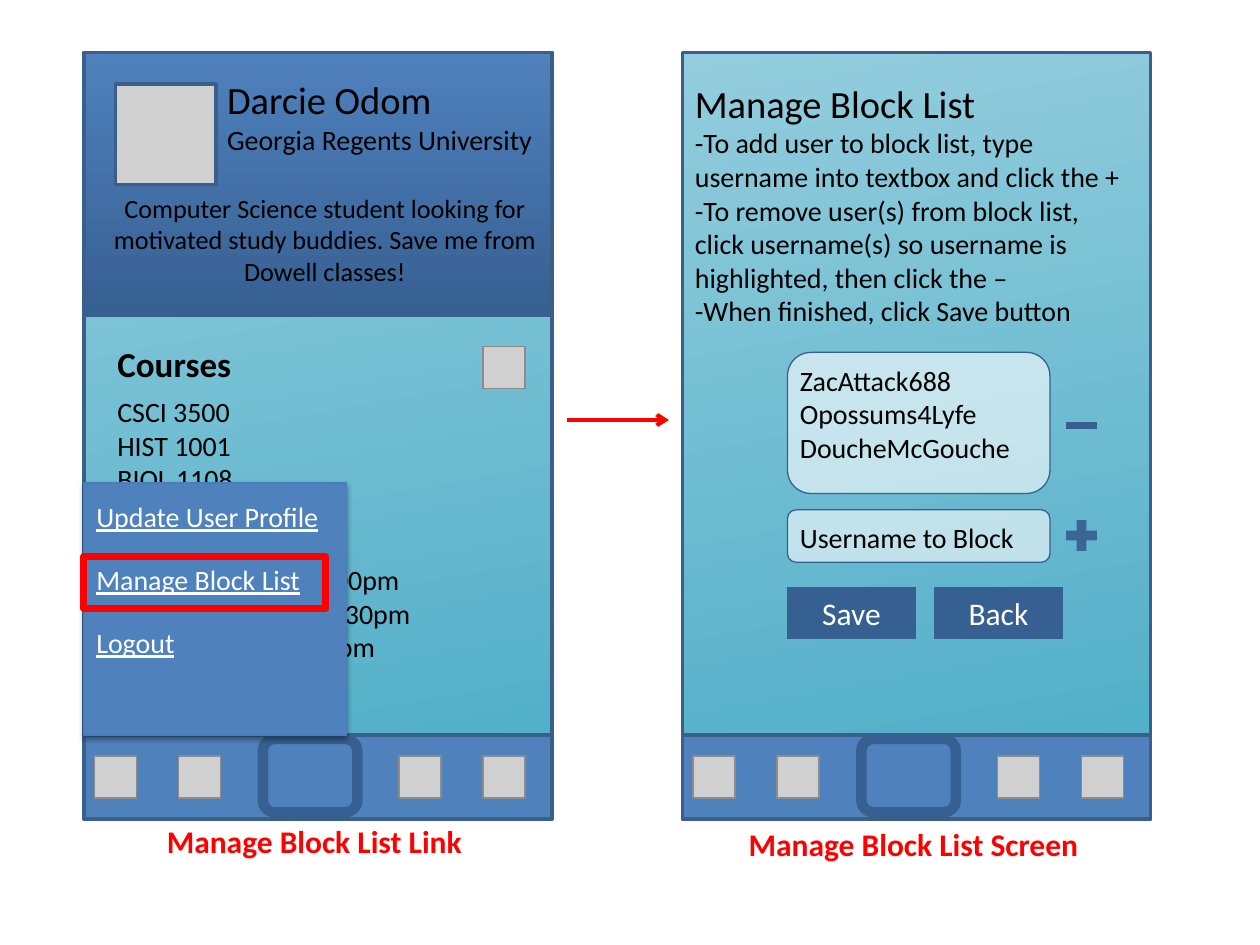
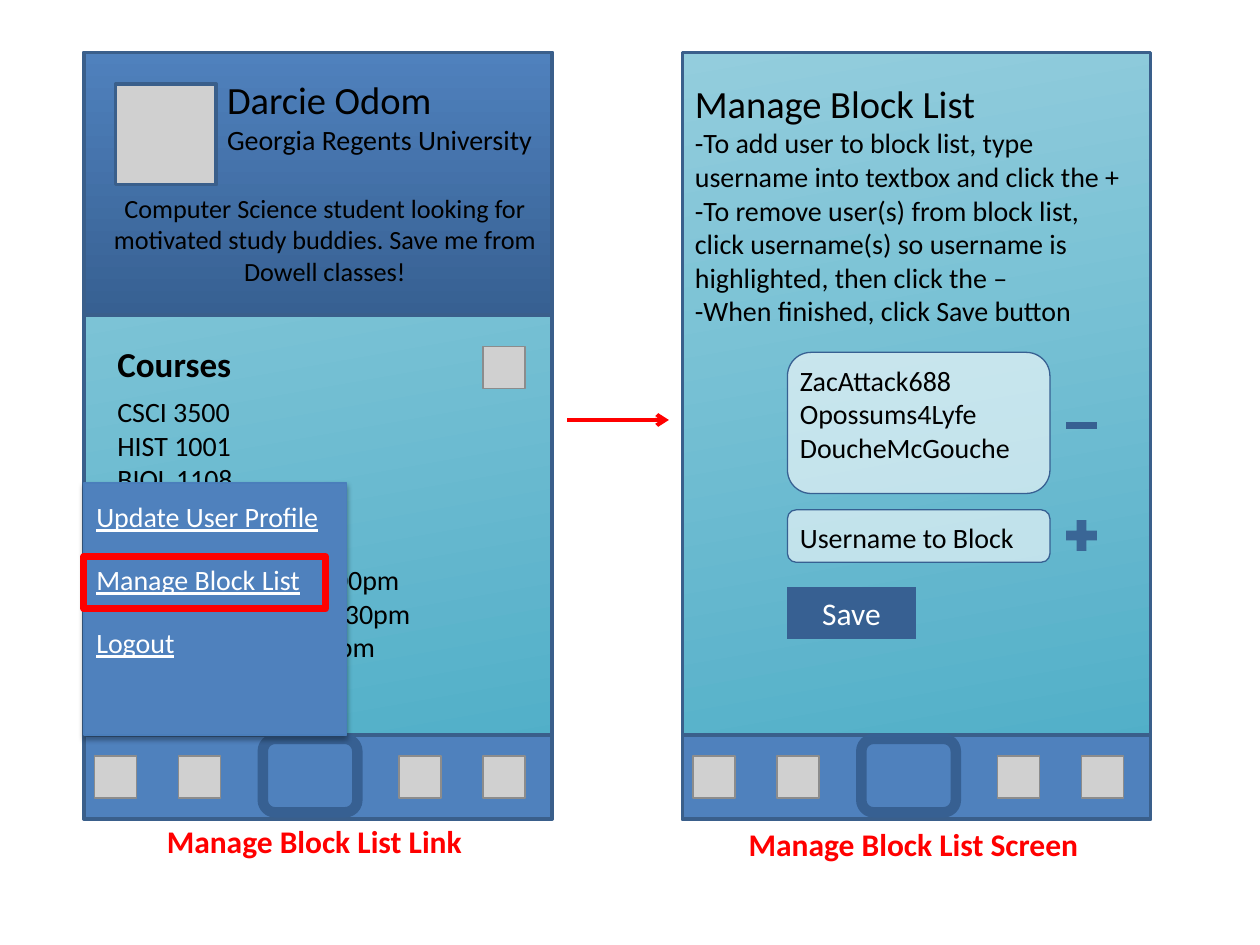
Before and after one commit to Cjreynol-zz/Study-Bear, a slide deck: slide 13 of docs/mock-ups/Mock-ups.pptx. Drawn at 1260x945 pixels with LibreOffice and Linux fonts; fonts in the diff are those of the drawing; grey boxes stand for pictures. Boxes give left, top, right and bottom in pixels: in the first picture for what was removed or moved away, otherwise in the second. Text is boxed around its words. In the diff, an @@ line names an element or a change of style, - is before the commit and + after.

Commit message:
Added menu bar and removed back buttons from mock-ups

```diff
--- a/docs/mock-ups/Mock-ups.pptx
+++ b/docs/mock-ups/Mock-ups.pptx
@@ rectangle removed at [935,588,1063,639] @@
-Back
```
Also in this commit, not shown: 11 other slides changed.
